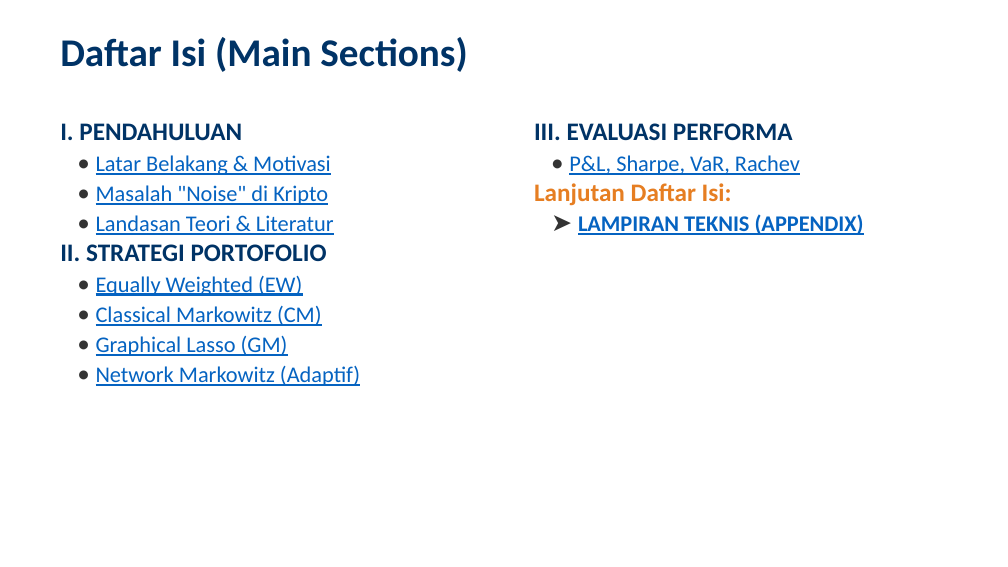
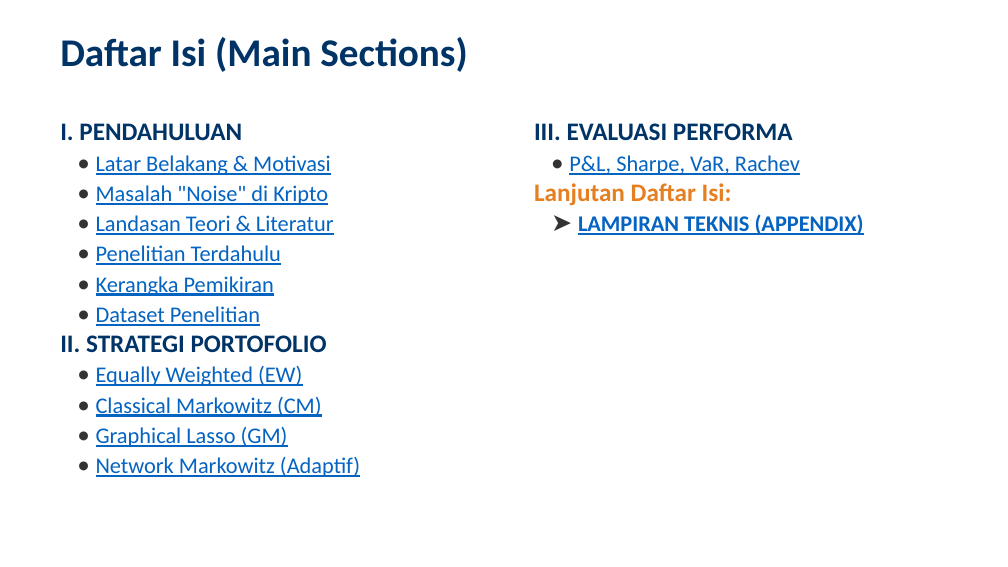
Before and after one commit to ragilrojo/RepoThesis, a slide deck: slide 2 of Presentasi_Proposal_Update.pptx. Drawn at 1008x567 pixels with LibreOffice and Linux fonts; fonts in the diff are those of the drawing. Boxes give left, top, right and bottom in pixels: in the first picture for what was removed or moved away, otherwise in the second. Text is boxed around its words. In the diff, an @@ line names an element or a change of style, - is before the commit and + after.

Commit message:
feat: updated TOC 1 and generated new PPT

```diff
--- a/Presentasi_Proposal_Update.pptx
+++ b/Presentasi_Proposal_Update.pptx
@@ text at [96, 245, 281, 326]: paragraphs added @@
+• Penelitian Terdahulu
+• Kerangka Pemikiran
+• Dataset Penelitian
```
